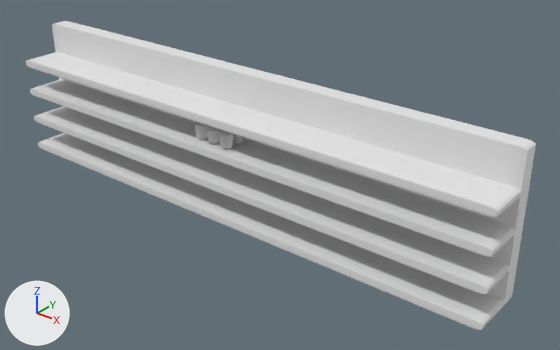
One commit to the FBX model pixelated-cup-noodle/ramen.fbx: the scene before it, then after it.
One viewpoint serves both versions: a 50 mm lens placed at (3.3, -3.73, 2.13), pointed at (0.32, 0.0, -0.18). The lights are fixed; the arrows at lower left show +X, +Y and +Z. Where no turn or scale is listed for an object, it has been applied to the vertices.

Names of what the first picture shows: 'cup_ramen', 'rack'.
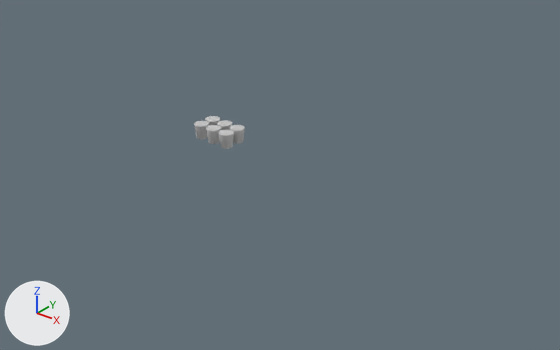
What changed in the scene script:
```text
Remove ob_rack:
    ob_rack = bpy.data.objects.new('rack', me_cube_001)
    ob_rack.location = (0.0, 0.0, 0.0)
```

Where the change shows, as pixel boxes [x1, y1, x2, y2] in the pictures (560 x 350 px):
'rack', deleted: before [26, 21, 536, 330]
